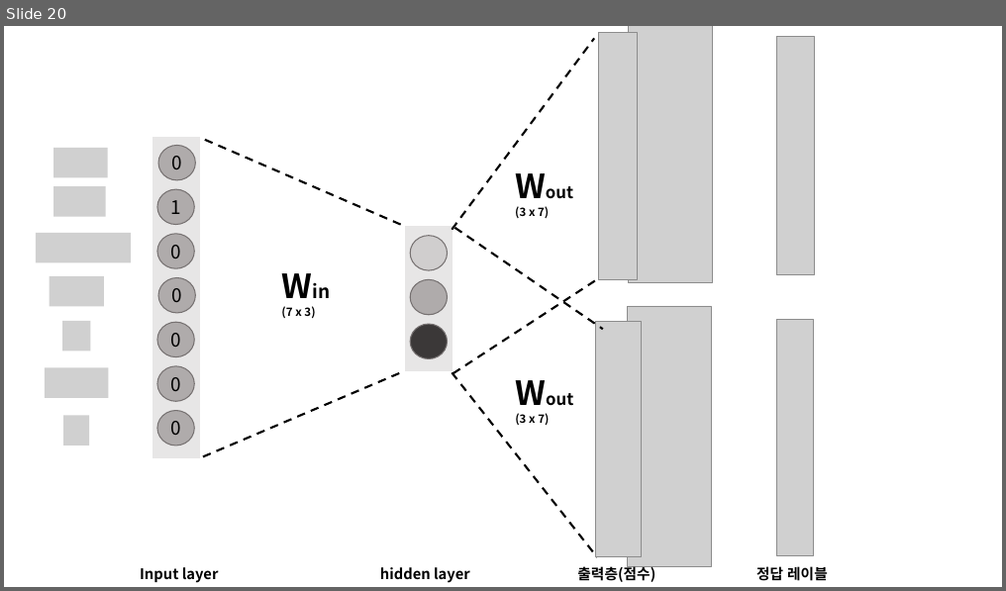
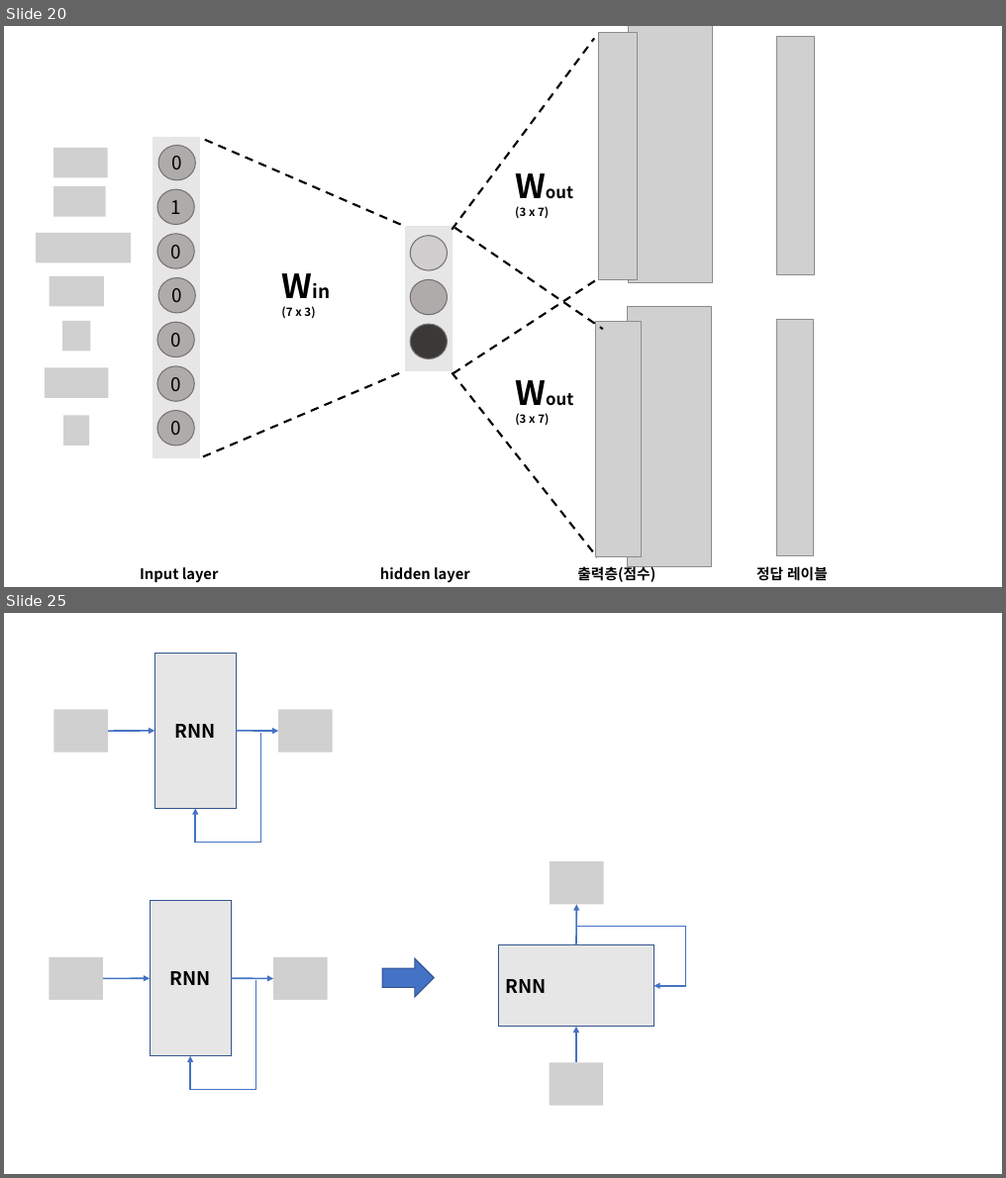
Before and after one commit to DeepHaeJoong/DeepLearningFromScratch_II, a slide deck: 연습용 II.pptm. Shown one above the other, each under a label of ours: slide 20 before the commit, slides 20 and 25 after it; the slides between them are not shown. The pictures are 1006x591 and 1006x1178 pixels, drawn with LibreOffice and Linux fonts; fonts in the diff are those of the drawing; grey boxes stand for pictures. Boxes give left, top, right and bottom in pixels: in the first picture for what was removed or moved away, otherwise in the second. Text is boxed around its words. In the diff, an @@ line names an element or a change of style, - is before the commit and + after.

```diff
--- a/연습용 II.pptm
+++ b/연습용 II.pptm
@@ slide 25 added at (x1=4, y1=613, x2=1002, y2=1174), background #FFFFFF @@
@@ rectangle added at (x1=154, y1=654, x2=236, y2=809), fill #E7E6E6, outline #325491 1 pt, 18 pt, text #000000, bold @@
+RNN
@@ picture added at (x1=54, y1=710, x2=108, y2=753) @@
@@ arrow added from (108, 731) to (154, 731), #4472C4 1.5 pt @@
@@ arrow added from (236, 731) to (279, 731), #4472C4 1.5 pt @@
@@ picture added at (x1=279, y1=710, x2=333, y2=753) @@
@@ elbow arrow added from (260, 733) to (196, 808), #4472C4 1.5 pt @@
@@ picture added at (x1=549, y1=861, x2=604, y2=904) @@
@@ rectangle added at (x1=150, y1=901, x2=232, y2=1057), fill #E7E6E6, outline #325491 1 pt, 18 pt, text #000000, bold @@
+RNN
@@ arrow added from (576, 946) to (576, 904), #4472C4 1.5 pt @@
@@ elbow arrow added from (577, 927) to (653, 986), #4472C4 1.5 pt @@
@@ picture added at (x1=49, y1=958, x2=103, y2=1000) @@
@@ picture added at (x1=273, y1=958, x2=328, y2=1000) @@
@@ right arrow added at (x1=383, y1=959, x2=435, y2=997), fill #4472C4, outline #325491 1 pt @@
@@ rectangle added at (x1=498, y1=946, x2=654, y2=1028), fill #E7E6E6, outline #325491 1 pt, 18 pt, text #000000, bold @@
+RNN
@@ arrow added from (103, 979) to (150, 978), #4472C4 1.5 pt @@
@@ elbow arrow added from (256, 980) to (190, 1057), #4472C4 1.5 pt @@
@@ arrow added from (231, 978) to (273, 979), #4472C4 1.5 pt @@
@@ arrow added from (576, 1062) to (576, 1027), #4472C4 1.5 pt @@
@@ picture added at (x1=549, y1=1062, x2=603, y2=1106) @@
```
Also in this commit, not shown: 1 slide changed, 28 other slides added, 47 other files.
